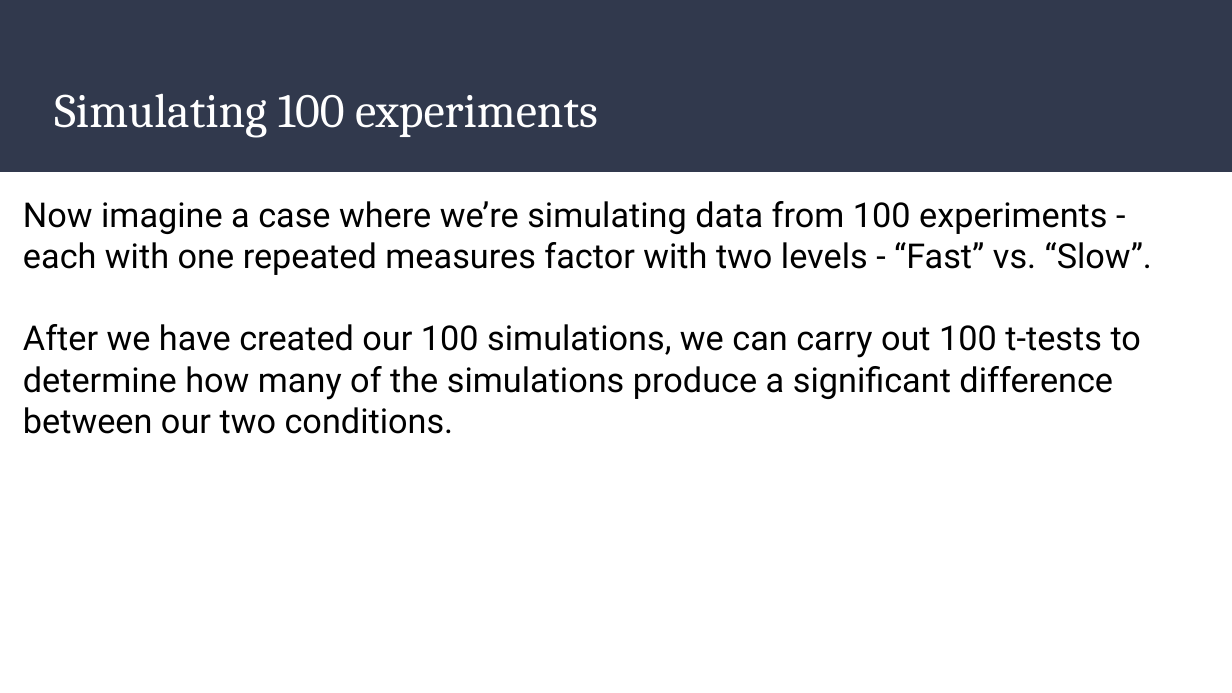
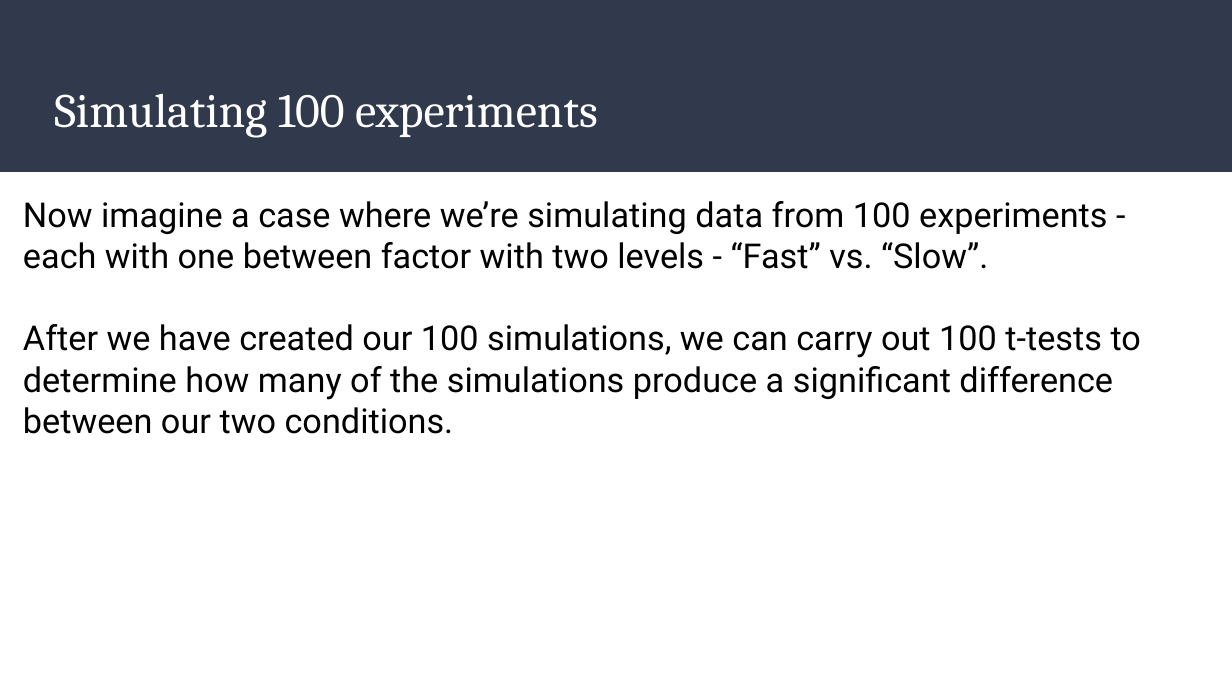
Before and after one commit to ajstewartlang/17_data_sim, a slide deck: slide 35 of slides/data_sim.odp (slide 32 before the commit). Drawn at 1232x693 pixels with LibreOffice and Linux fonts; fonts in the diff are those of the drawing. Boxes give left, top, right and bottom in pixels: in the first picture for what was removed or moved away, otherwise in the second. Text is boxed around its words. In the diff, an @@ line names an element or a change of style, - is before the commit and + after.

```diff
--- a/slides/data_sim.odp
+++ b/slides/data_sim.odp
@@ text at (x1=23, y1=201, x2=1107, y2=269): text changed @@
-Now imagine a case where we’re simulating data from 100 experiments - each with one repeated measures factor with two levels - “Fast” vs. “Slow”.
+Now imagine a case where we’re simulating data from 100 experiments - each with one between factor with two levels - “Fast” vs. “Slow”.
```
Also in this commit, not shown: 4 other slides changed, 3 slides added, 2 other files.
